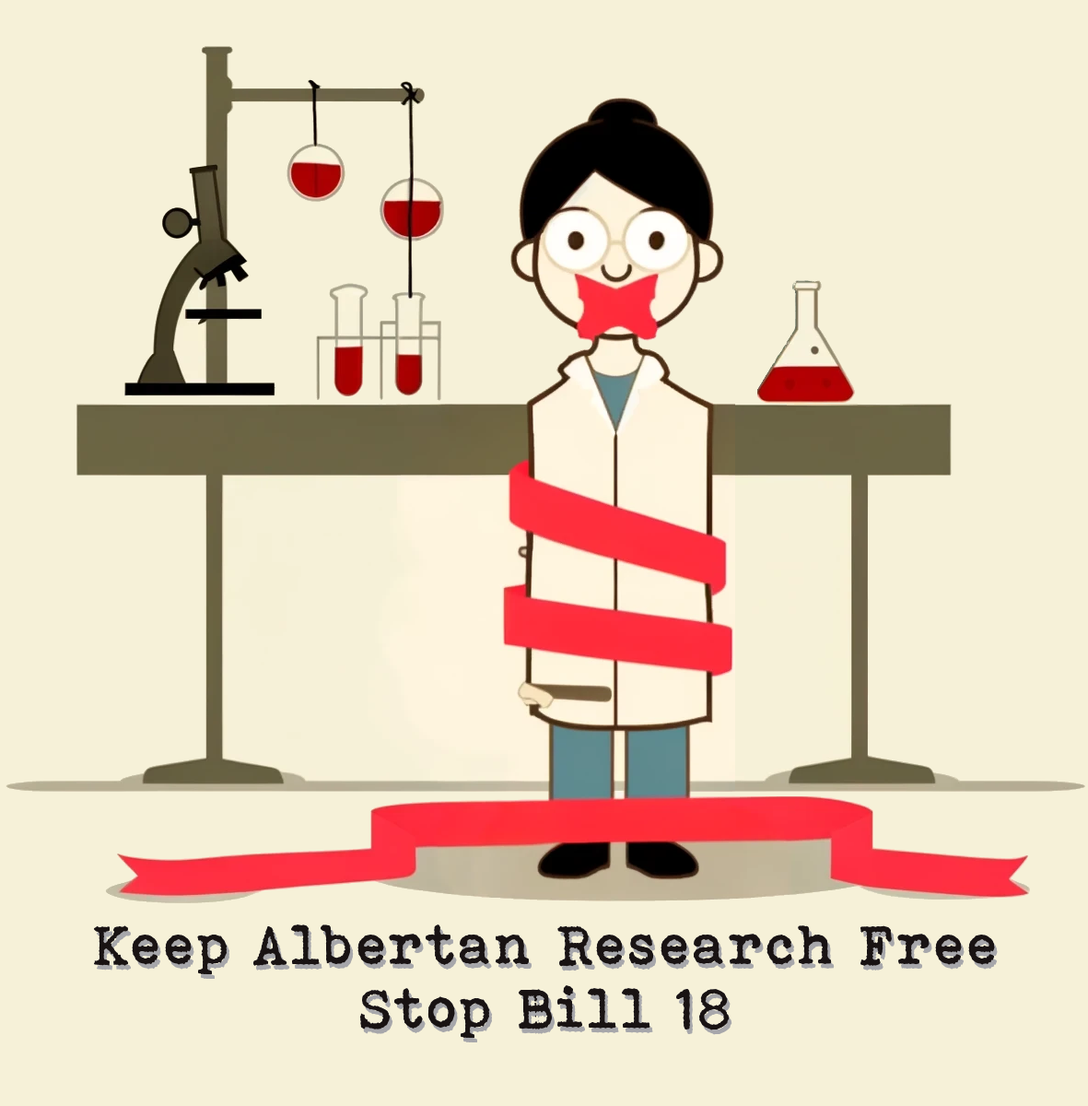
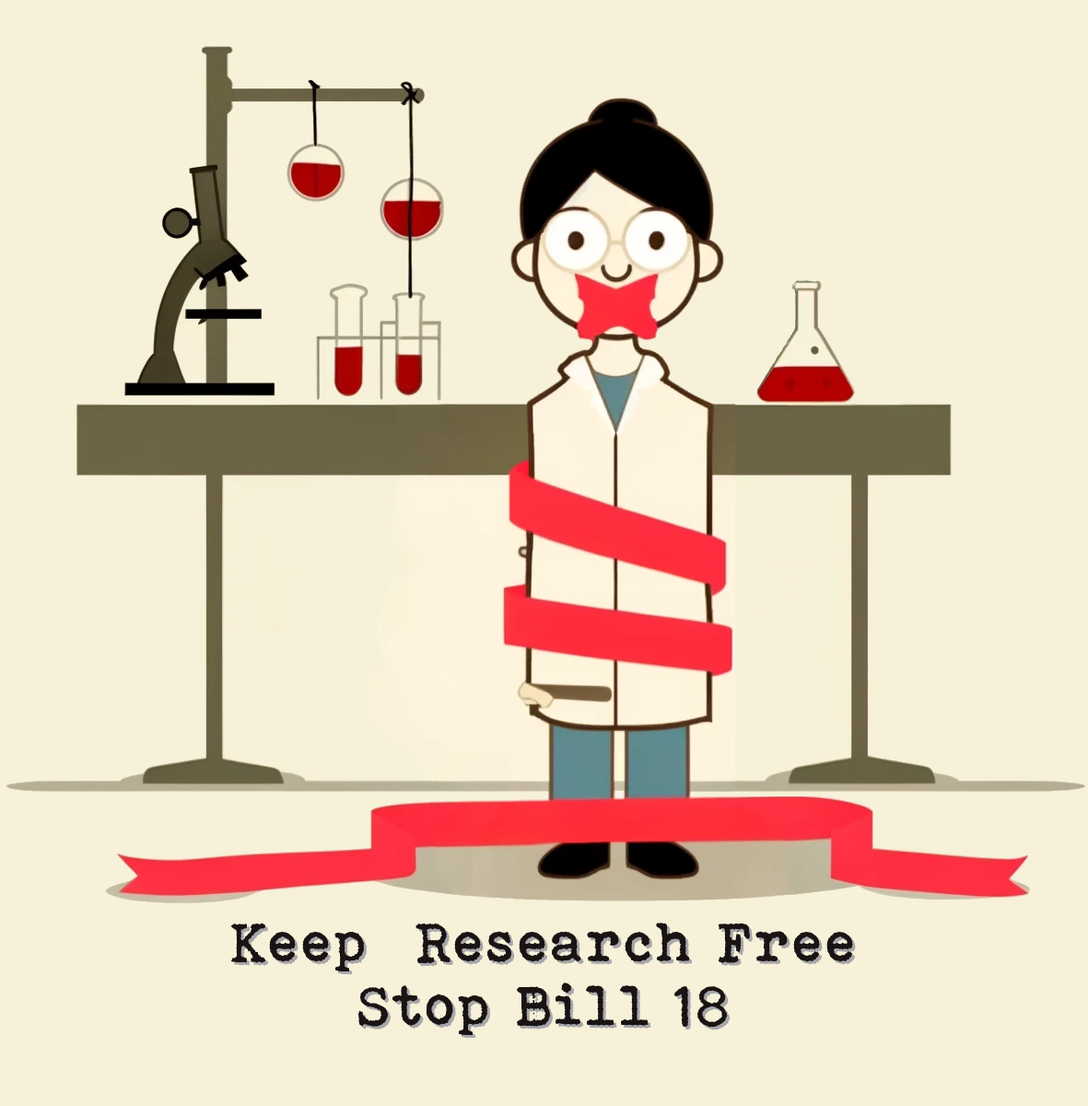
Layered file, before and after one edit (1088x1106). Changes by layer:
renamed "Keep Albertan Research Free ... #1" to "Keep Research Free ...", painted on it over (93, 922, 996, 1038)
renamed "Keep Albertan Research Free ... #2" to "Empty Text Layer", painted on it over (96, 928, 998, 1043)
renamed "Keep Albertan Research Free ..." to "Keep Research Free ... #1", painted on it over (93, 924, 996, 1038)
